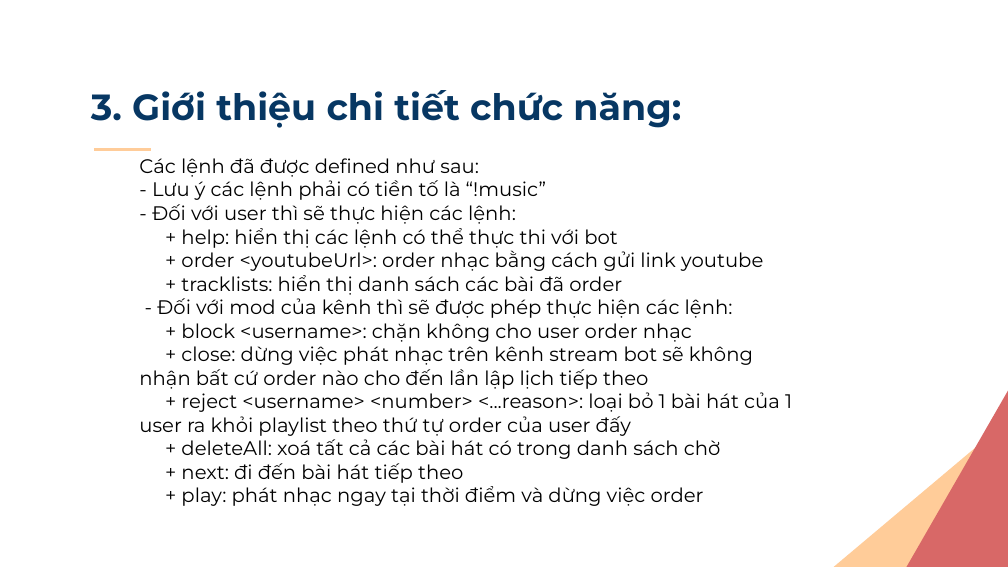
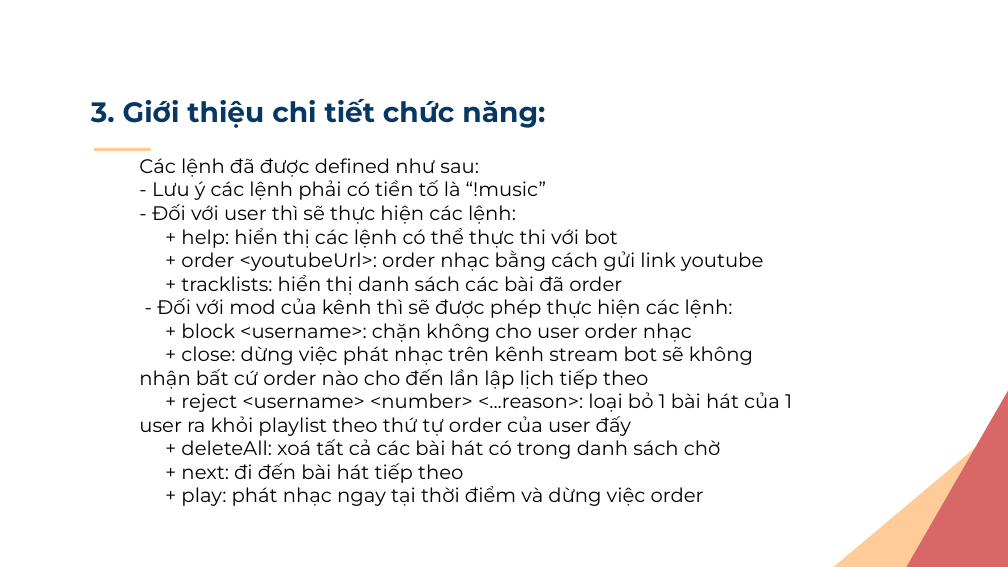
Before and after one commit to nccasia/codewar3, a slide deck: slide 5 of document/Code-war_Botordermusic.pptx. Drawn at 1008x567 pixels with LibreOffice and Linux fonts; fonts in the diff are those of the drawing. Boxes give left, top, right and bottom in pixels: in the first picture for what was removed or moved away, otherwise in the second. Text is boxed around its words. In the diff, an @@ line names an element or a change of style, - is before the commit and + after.

```diff
--- a/document/Code-war_Botordermusic.pptx
+++ b/document/Code-war_Botordermusic.pptx
@@ title "3. Giới thiệu chi tiết ..." at bbox=[91, 99, 545, 128]: size 26 to 20 pt @@
```
Also in this commit, not shown: 2 other slides changed.
